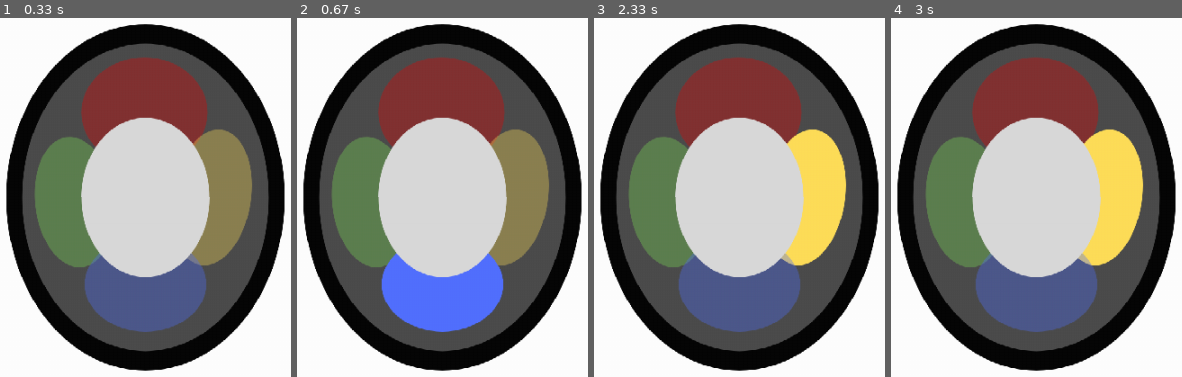
Above: before the commit, frames 1-4 (left to right).
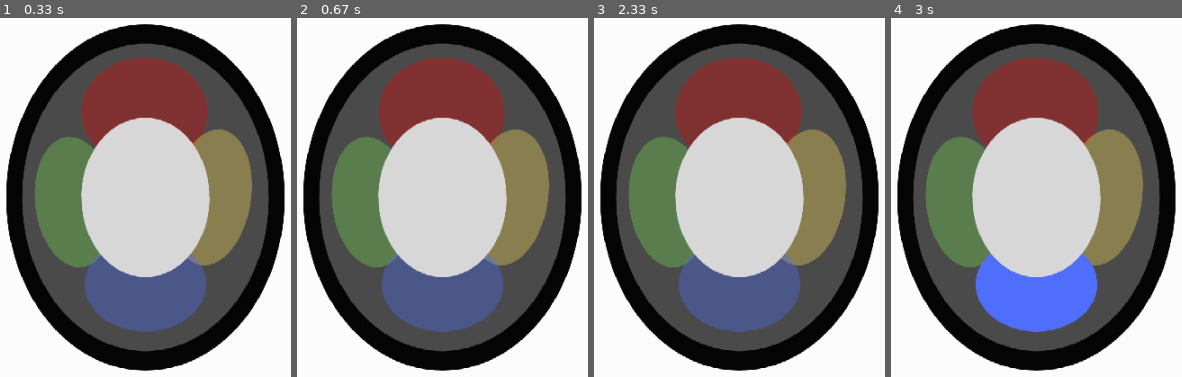
Above: after the commit, the same moments.

Repository: LuanaAbramoff/geniuspygame
Game: pygame game, started from j1.py
Same seed, same stepped clock (60 frames per second), same inputs: the game is played once before the commit and once after it.
Inputs:
- Up to frame 1 (0.33 s): no input
- Up to frame 2 (0.67 s): hold Up from 0.33 s (still down)
- Up to frame 3 (2.33 s): release Up at 0.8 s; hold Down 0.83-1.13 s; hold Right 1.17-1.8 s
- Up to frame 4 (3 s): no input

Frame 1 is identical in both runs. In frame 2, 6.3% of the frame differs, in the area x 28-71%, y 65-88%; in frame 3, 5.3%; in frame 4, 12%, in the area x 28-87%, y 30-88%.

Commit message:
versao7-desligadoligado

Diff:
--- a/j1.py
+++ b/j1.py
@@ -27,12 +27,11 @@
 assets['verde'] = pygame.transform.scale(assets['verde'], (1000,700))
 
 #carrega os sons do jogo
-#pygame.mixer.music.load('assets/som/notadateclavermelha.mp3')
-#pygame.mixer.music.set_volume(0.4)
-#assets['som da tecla vermelha'] = pygame.mixer.Sound('assets/som/notadateclavermelha.mp3')
-#assets['som da tecla amarela'] = pygame.mixer.Sound('assets/som/notadateclaamarela.mp3')
-#assets['som da tecla azul'] = pygame.mixer.Sound('assets/som/notadateclaazul.mp3')
-
+pygame.mixer.music.set_volume(0.4)
+assets['som da tecla vermelha'] = pygame.mixer.Sound('assets/som/notadateclavermelha.wav')
+assets['som da tecla amarela'] = pygame.mixer.Sound('assets/som/notadateclaamarela.wav')
+assets['som da tecla azul'] = pygame.mixer.Sound('assets/som/notadateclaazul.wav')
+assets['som da tecla verde'] = pygame.mixer.Sound('assets/som/notadateclaazul.wav')
 
 
 
@@ -52,17 +51,20 @@
     def __init__(self, assets, seq):
         pygame.sprite.Sprite.__init__(self)
         listaanimacao = []
-        if len(seq)==1:
-            listaanimacao.append(assets['desligado'])
+        listaanimacao.append(assets['desligado'])
         for i in seq:
             if i== 1:
                 listaanimacao.append(assets['vermelho'])
+                listaanimacao.append(assets['desligado'])
             elif i==2:
                 listaanimacao.append(assets['amarelo'])
+                listaanimacao.append(assets['desligado'])
             elif i==3:
                 listaanimacao.append(assets['azul'])
+                listaanimacao.append(assets['desligado'])
             else:
                 listaanimacao.append(assets['verde'])
+                listaanimacao.append(assets['desligado'])
 
         self.teclas_animacao = listaanimacao
         self.frame = 0
